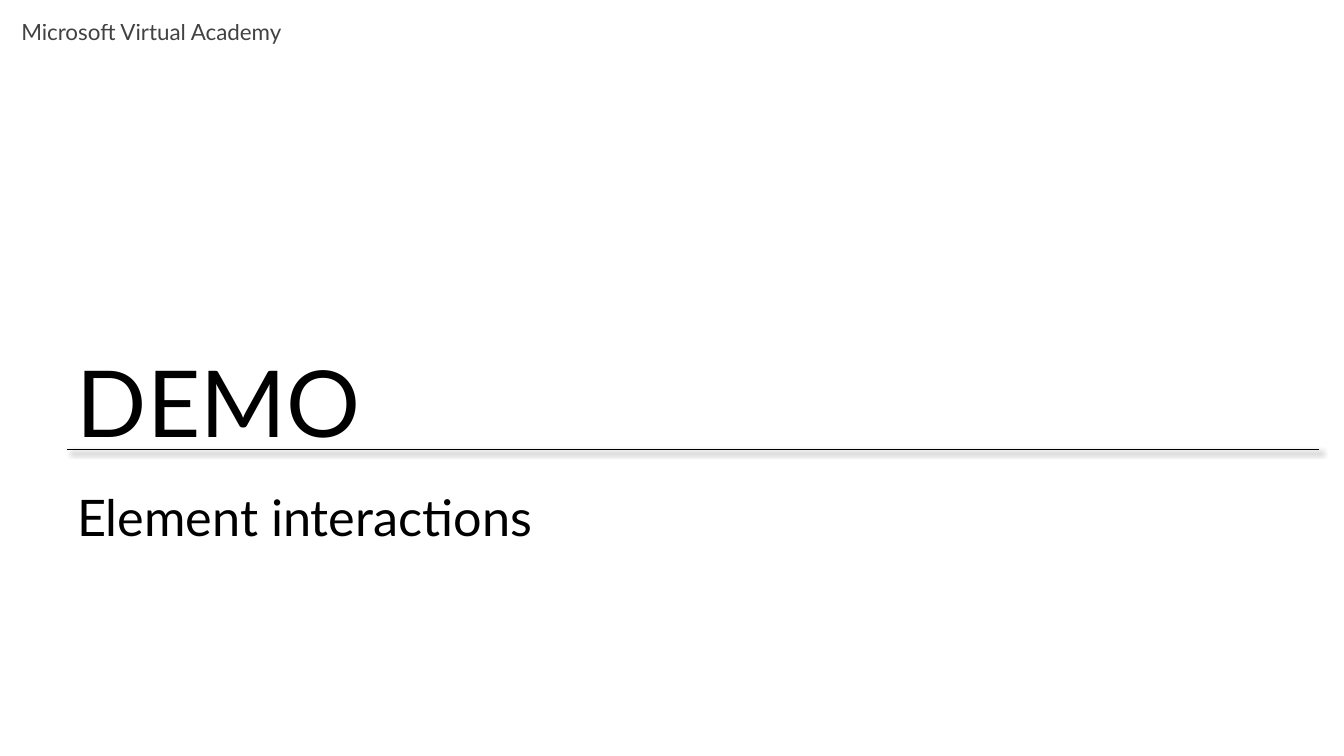
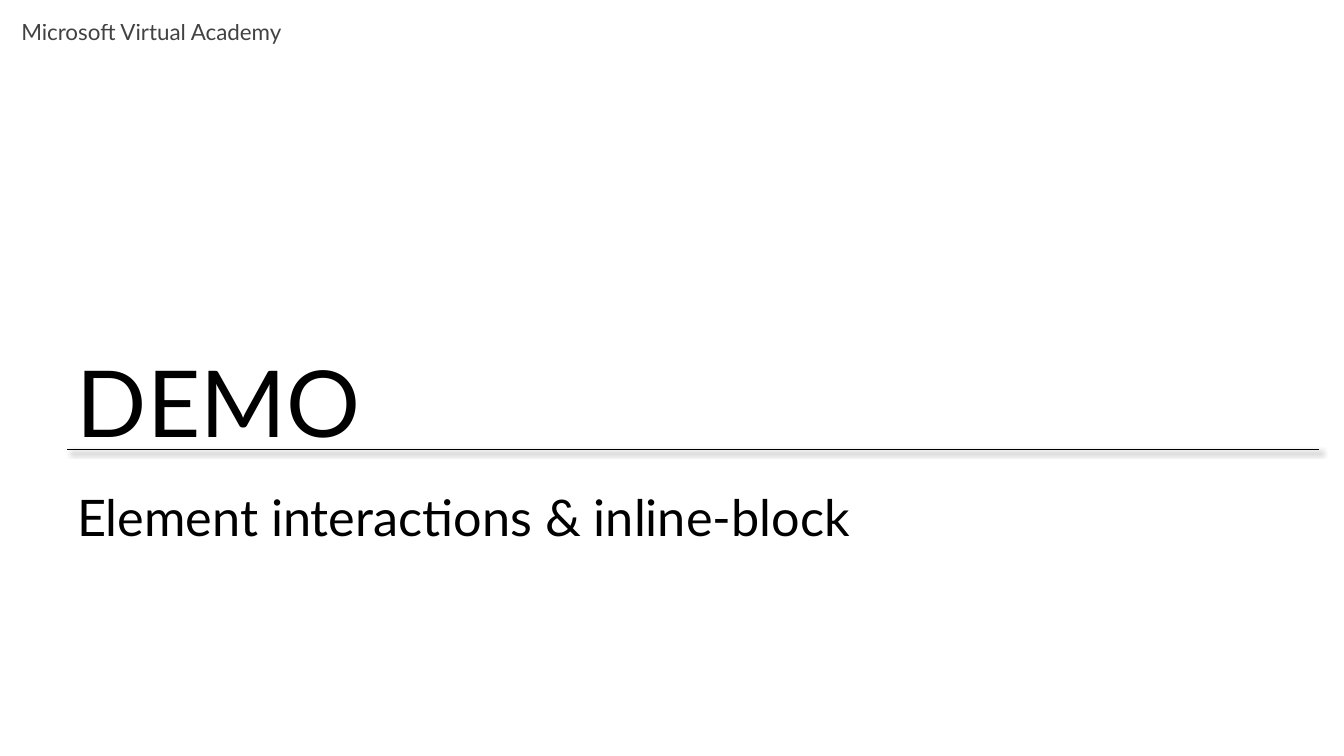
Before and after one commit to CharaD7/CSS-Style, a slide deck: slide 14 of Slides/Module 3.pptx (slide 12 before the commit). Drawn at 1344x756 pixels with LibreOffice and Linux fonts; fonts in the diff are those of the drawing. Boxes give left, top, right and bottom in pixels: in the first picture for what was removed or moved away, otherwise in the second. Text is boxed around its words. In the diff, an @@ line names an element or a change of style, - is before the commit and + after.

```diff
--- a/Slides/Module 3.pptx
+++ b/Slides/Module 3.pptx
@@ title at <box>77,499,850,537</box>: text changed @@
-Element interactions
+Element interactions & inline-block
```
Also in this commit, not shown: 4 other slides changed, 2 slides added, 5 other files.
